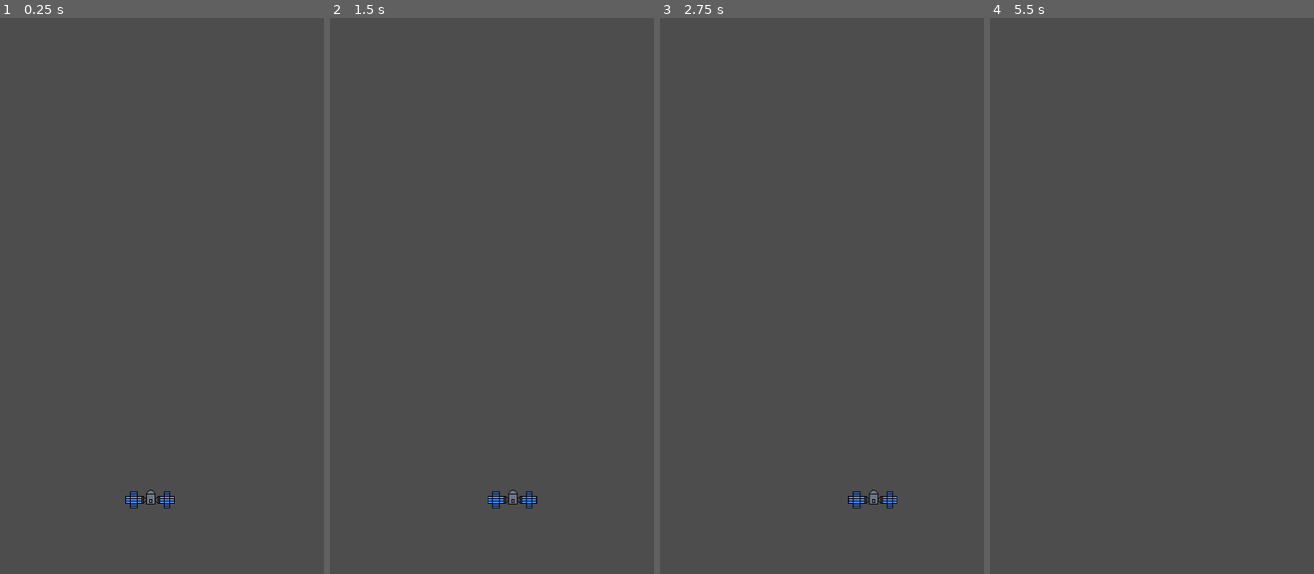
Above: before the commit, frames 1-4 (left to right).
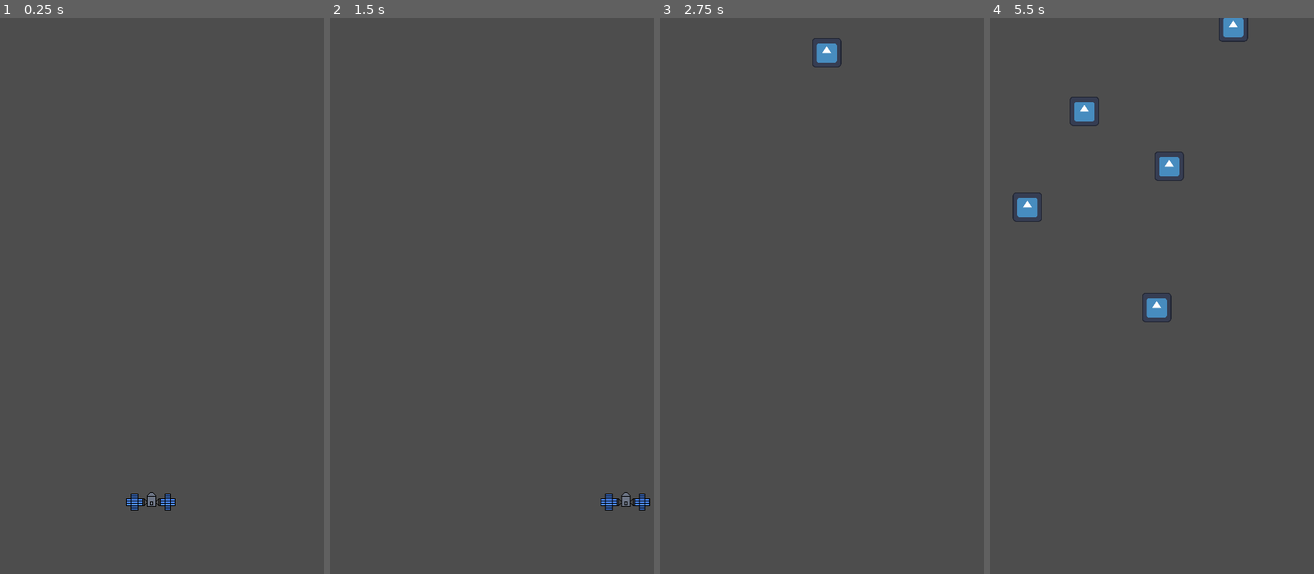
Above: after the commit, the same moments.

Repository: MissionToPsyche-Iridium/iridium_18b_ar_xr-asu
Game: Godot game, scene res://Game/world.tscn
Two runs of this game, one before a commit and one after it. Both use one fixed random seed, a clock stepped at 60 frames per second and the inputs below. The engine's default icon, where the game draws it, is replaced by a stand-in: a white triangle on a blue panel in a dark square.
Inputs:
- Up to frame 1 (0.25 s): no input
- Up to frame 2 (1.5 s): tap Enter at 0.5 s; hold Right (move_right) 0.53-1.28 s; hold Left (move_left) from 1.28 s (still down)
- Up to frame 3 (2.75 s): release Left (move_left) at 2.03 s; hold Right (move_right) from 2.03 s (still down)
- Up to frame 4 (5.5 s): release Right (move_right) at 3.53 s; hold Left (move_left) from 3.53 s (still down)

The runs differ from the first frame. In frame 1, 0.2% of the frame differs, in the area x 38-55%, y 84-89%; in frame 2, 0.6%; in frame 3, 0.6%; in frame 4, 1.4%, in the area x 6-80%, y 0-55%.

Commit message:
Commit with (not)asteroids spawning and eliminating th player after three hits

Diff:
--- /dev/null
+++ b/Debris/debris.gd
@@ -0,0 +1,8 @@
+extends Area2D
+
+
+
+func _process(delta: float):
+	position.y += 2
+	if position.y > 800:
+		queue_free()
--- /dev/null
+++ b/Debris/debris.tscn
@@ -0,0 +1,18 @@
+[gd_scene load_steps=4 format=3 uid="uid://wpgknh8a7jo5"]
+
+[ext_resource type="Script" path="res://Debris/debris.gd" id="1_n8i81"]
+[ext_resource type="Texture2D" uid="uid://bnjs6w7fciv2" path="res://icon.svg" id="2_qjg2r"]
+
+[sub_resource type="CircleShape2D" id="CircleShape2D_vs6gq"]
+radius = 19.0263
+
+[node name="debris" type="Area2D"]
+position = Vector2(202, 94)
+script = ExtResource("1_n8i81")
+
+[node name="CollisionShape2D" type="CollisionShape2D" parent="."]
+shape = SubResource("CircleShape2D_vs6gq")
+
+[node name="Sprite2D" type="Sprite2D" parent="."]
+scale = Vector2(0.296875, 0.296875)
+texture = ExtResource("2_qjg2r")
--- /dev/null
+++ b/Game/world.gd
@@ -0,0 +1,13 @@
+extends Node2D
+
+var debrisScene = preload("res://Debris/debris.tscn")
+
+
+
+func _on_timer_timeout() -> void:
+	var debrisOne = debrisScene.instantiate()
+	var debrisTwo = debrisScene.instantiate()
+	debrisOne.position = Vector2(randf_range(50, 250), randf_range(-250, -50))
+	debrisTwo.position = Vector2(randf_range(250, 450), randf_range(-250, -50))
+	add_child(debrisOne)
+	add_child(debrisTwo)
--- a/Game/world.tscn
+++ b/Game/world.tscn
@@ -1,7 +1,15 @@
-[gd_scene load_steps=2 format=3 uid="uid://bljyp0y1quq7d"]
+[gd_scene load_steps=3 format=3 uid="uid://bljyp0y1quq7d"]
 
+[ext_resource type="Script" path="res://Game/world.gd" id="1_lynes"]
 [ext_resource type="PackedScene" uid="uid://bpwtbe3go71kh" path="res://Player/player.tscn" id="1_swv1y"]
 
 [node name="World" type="Node2D"]
+script = ExtResource("1_lynes")
 
 [node name="player" parent="." instance=ExtResource("1_swv1y")]
+
+[node name="Timer" type="Timer" parent="."]
+wait_time = 1.5
+autostart = true
+
+[connection signal="timeout" from="Timer" to="." method="_on_timer_timeout"]
--- a/Player/player.gd
+++ b/Player/player.gd
@@ -1,7 +1,8 @@
 extends CharacterBody2D
 
 @export var MAX_SPEED = 300
-@export var ACCELERATION = 100
+@export var ACCELERATION = 500
+var lives = 3
 
 @onready var axis = 0
 
@@ -25,3 +26,9 @@
 
 	# Move (without collisions?)
 	move_and_slide()
+
+
+func _on_area_2d_area_entered(area: Area2D):
+	lives -= 1
+	if lives == 0:
+		queue_free()
--- a/Player/player.tscn
+++ b/Player/player.tscn
@@ -4,15 +4,20 @@
 [ext_resource type="Script" path="res://Player/player.gd" id="1_s8ouu"]
 
 [sub_resource type="RectangleShape2D" id="RectangleShape2D_66nww"]
-size = Vector2(64, 24)
+size = Vector2(63, 24.5)
 
 [node name="player" type="CharacterBody2D"]
-position = Vector2(255, 623)
+position = Vector2(256, 626)
 script = ExtResource("1_s8ouu")
 metadata/_edit_group_ = true
 
-[node name="CollisionShape2D" type="CollisionShape2D" parent="."]
+[node name="Sprite2D" type="Sprite2D" parent="."]
+texture = ExtResource("1_kvc2i")
+
+[node name="Area2D" type="Area2D" parent="."]
+
+[node name="CollisionShape2D" type="CollisionShape2D" parent="Area2D"]
+position = Vector2(-0.5, 0.25)
 shape = SubResource("RectangleShape2D_66nww")
 
-[node name="Sprite2D" type="Sprite2D" parent="."]
-texture = ExtResource("1_kvc2i")
+[connection signal="area_entered" from="Area2D" to="." method="_on_area_2d_area_entered"]
